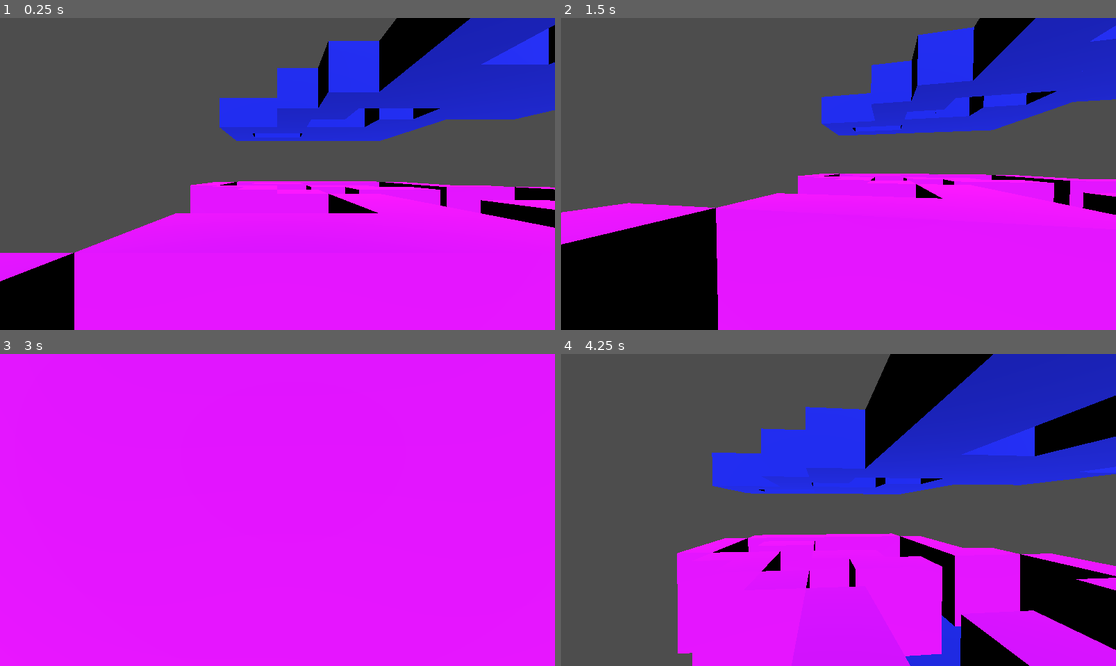
Above: before the commit, frames 1-4 (two rows, left to right).
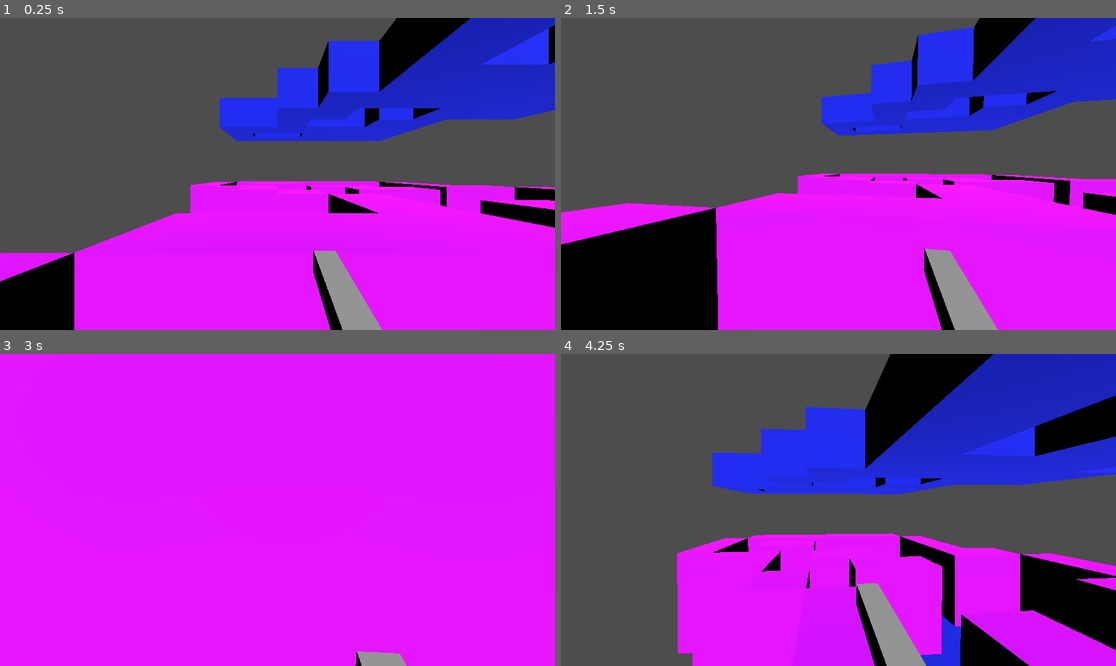
Above: after the commit, the same moments.

Repository: scoutantho/simplictyjam2
Game: Godot game, scene res://Scenes/game.tscn
Two runs of this game, one before a commit and one after it. Both use one fixed random seed, a clock stepped at 60 frames per second and the inputs below.
Inputs (mouse positions are in pixels of both pictures, inside the frame that each line leads up to):
- Up to frame 1 (0.25 s): no input
- Up to frame 2 (1.5 s): move the mouse to (866, 174) at 0.52 s; press the mouse at (866, 174) at 0.53 s; hold W (move_up) 0.53-1.28 s; tap Space (move_jump) at 0.77 s; right-click (866, 174) at 0.8 s; move the mouse to (727, 189) at 1.27 s; release the mouse at (727, 189) at 1.28 s; hold S (move_down) from 1.28 s (still down); right-click (727, 189) at 1.35 s
- Up to frame 3 (3 s): tap Space (move_jump) at 1.52 s; click (166, 525) at 1.55 s; move the mouse to (288, 503) at 2.02 s; release S (move_down) at 2.03 s; press the mouse at (288, 503) at 2.03 s; hold W (move_up) from 2.03 s (still down); right-click (288, 503) at 2.3 s; move the mouse to (249, 572) at 2.77 s; release the mouse at (249, 572) at 2.78 s; right-click (249, 572) at 2.85 s
- Up to frame 4 (4.25 s): keep holding W (move_up); tap Space (move_jump) at 3.02, 3.77 s; click (810, 572) at 3.05 s; move the mouse to (877, 513) at 3.52 s; press the mouse at (877, 513) at 3.53 s; right-click (877, 513) at 3.8 s

The runs differ from the first frame. In frame 1, 1.8% of the frame differs, in the area x 56-69%, y 74-100%; in frame 2, 2.0%, in the area x 65-79%, y 73-100%; in frame 3, 0.4%; in frame 4, 1.9%.

Commit message:
Add baguetteMagique scene, update player input handling, and adjust project settings for right-click actions

Diff:
--- /dev/null
+++ b/Scenes/baguetteMagique.tscn
@@ -0,0 +1,9 @@
+[gd_scene load_steps=2 format=3 uid="uid://cr0hj1xs3dqst"]
+
+[sub_resource type="BoxMesh" id="BoxMesh_swda3"]
+
+[node name="BaguetteMagique" type="Node3D"]
+
+[node name="MeshInstance3D" type="MeshInstance3D" parent="."]
+transform = Transform3D(0.1, 0, 0, 0, 1, 0, 0, 0, 0.1, 0, 0, 0)
+mesh = SubResource("BoxMesh_swda3")
--- a/Scenes/player.tscn
+++ b/Scenes/player.tscn
@@ -1,6 +1,7 @@
-[gd_scene load_steps=4 format=3 uid="uid://di1t6u038ybnr"]
+[gd_scene load_steps=5 format=3 uid="uid://di1t6u038ybnr"]
 
 [ext_resource type="Script" path="res://Scripts/player.gd" id="1_384ej"]
+[ext_resource type="PackedScene" uid="uid://cr0hj1xs3dqst" path="res://Scenes/baguetteMagique.tscn" id="2_8eucf"]
 
 [sub_resource type="CapsuleShape3D" id="CapsuleShape3D_3xo27"]
 
@@ -24,3 +25,6 @@
 current = true
 
 [node name="Player" type="Node3D" parent="."]
+
+[node name="Node3D" parent="." instance=ExtResource("2_8eucf")]
+transform = Transform3D(1, 0, 0, 0, 0.103782, 0.9946, 0, -0.9946, 0.103782, 0.214669, 0.22073, -0.437548)
--- a/Scripts/player.gd
+++ b/Scripts/player.gd
@@ -15,8 +15,8 @@
 	if event is InputEventMouseMotion:
 		head.rotate_y(-event.relative.x * SENSITIVTY)
 		camera.rotate_x(-event.relative.y * SENSITIVTY)
-		camera.rotation.x = clamp(camera.rotation.x, deg_to_rad(-40), deg_to_rad(60))
-	if event.is_action_pressed("click"):
+		camera.rotation.x = clamp(camera.rotation.x, deg_to_rad(-40), deg_to_rad(40))
+	if event.is_action_pressed("right_click"):
 		if Input.mouse_mode == Input.MOUSE_MODE_VISIBLE:
 			Input.mouse_mode = Input.MOUSE_MODE_CAPTURED
 		elif Input.mouse_mode == Input.MOUSE_MODE_CAPTURED:
--- a/project.godot
+++ b/project.godot
@@ -46,9 +46,14 @@
 "events": [Object(InputEventKey,"resource_local_to_scene":false,"resource_name":"","device":-1,"window_id":0,"alt_press …(191 unchanged characters)…
 ]
 }
-click={
+left_click={
 "deadzone": 0.5,
-"events": [Object(InputEventMouseButton,"resource_local_to_s …(136 unchanged characters)… alse,"button_mask":1,"position":Vector2(88, 12),"global_position":Vector2(97, 58),"factor":1.0,"button_index":1,"can …(63 unchanged characters)…
+"events": [Object(InputEventMouseButton,"resource_local_to_s …(136 unchanged characters)… alse,"button_mask":1,"position":Vector2(130, 12),"global_position":Vector2(139, 58),"factor":1.0,"button_index":1,"can …(63 unchanged characters)…
+]
+}
+right_click={
+"deadzone": 0.5,
+"events": [Object(InputEventMouseButton,"resource_local_to_scene":false,"resource_name":"","device":-1,"window_id":0,"alt_pressed":false,"shift_pressed":false,"ctrl_pressed":false,"meta_pressed":false,"button_mask":2,"position":Vector2(156, 24),"global_position":Vector2(165, 70),"factor":1.0,"button_index":2,"canceled":false,"pressed":true,"double_click":false,"script":null)
 ]
 }
 
